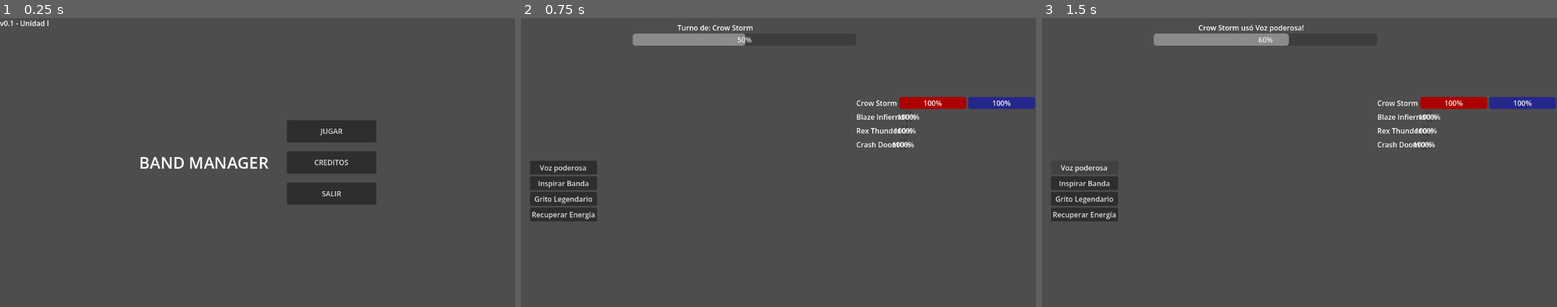
Above: before the commit, frames 1-3 (left to right).
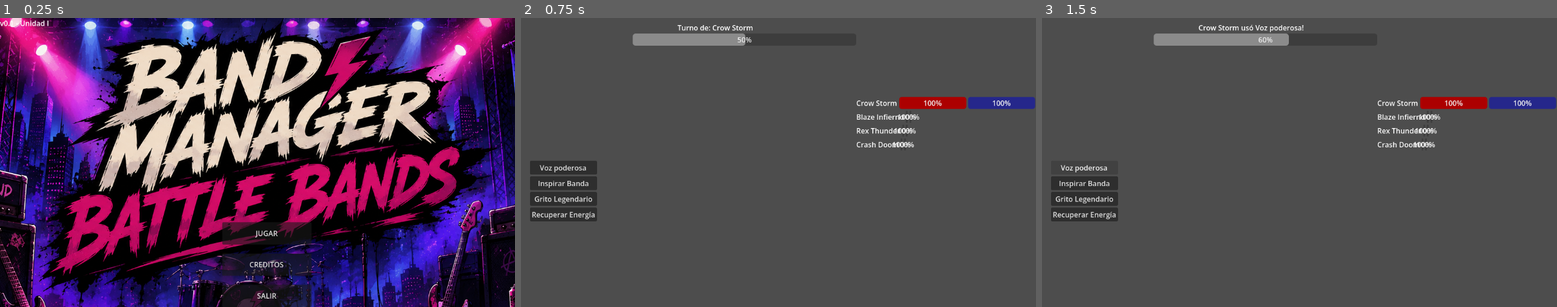
Above: after the commit, the same moments.

Repository: LeonelAcostaCruz/band-manager-battle-bands
Game: Godot game, scene res://scenes/ui/MainMenu.tscn
The game is run twice, just before and just after one commit, with the same random seed, the same clock (stepped at 60 frames per second) and the same inputs.
Inputs:
- Up to frame 1 (0.25 s): no input
- Up to frame 2 (0.75 s): click "JUGAR" at 0.5 s
- Up to frame 3 (1.5 s): click "Voz poderosa" at 1.25 s

The runs differ from the first frame. In frame 1, 99% of the frame differs, in the area x 0-100%, y 0-100%; in frame 2, nothing differs; in frame 3, nothing differs.

Commit message:
feat: integrar portada visual al menu principal

Diff:
--- a/scenes/ui/MainMenu.tscn
+++ b/scenes/ui/MainMenu.tscn
@@ -1,6 +1,42 @@
 [gd_scene format=3 uid="uid://cff0wmwhxtnwy"]
 
 [ext_resource type="Script" uid="uid://bqd8iswt5mip" path="res://scenes/ui/MainMenu.gd" id="1_vjtqc"]
+[ext_resource type="Texture2D" uid="uid://dvp7m8vrjsy7x" path="res://assets/sprites/ui/Portada.png" id="2_6jbdy"]
+
+[sub_resource type="StyleBoxFlat" id="StyleBoxFlat_6jbdy"]
+content_margin_left = 4.0
+content_margin_top = 4.0
+content_margin_right = 4.0
+content_margin_bottom = 4.0
+bg_color = Color(0.101960786, 0.101960786, 0.101960786, 0.6)
+corner_radius_top_left = 3
+corner_radius_top_right = 3
+corner_radius_bottom_right = 3
+corner_radius_bottom_left = 3
+
+[sub_resource type="StyleBoxFlat" id="StyleBoxFlat_iwbf0"]
+content_margin_left = 4.0
+content_margin_top = 4.0
+content_margin_right = 4.0
+content_margin_bottom = 4.0
+bg_color = Color(0.101960786, 0.101960786, 0.101960786, 0.6)
+corner_radius_top_left = 3
+corner_radius_top_right = 3
+corner_radius_bottom_right = 3
+corner_radius_bottom_left = 3
+corner_detail = 10
+
+[sub_resource type="StyleBoxFlat" id="StyleBoxFlat_2ysvc"]
+content_margin_left = 4.0
+content_margin_top = 4.0
+content_margin_right = 4.0
+content_margin_bottom = 4.0
+bg_color = Color(0.101960786, 0.101960786, 0.101960786, 0.6)
+corner_radius_top_left = 3
+corner_radius_top_right = 3
+corner_radius_bottom_right = 3
+corner_radius_bottom_left = 3
+corner_detail = 9
 
 [node name="MainMenu" type="Control" unique_id=916069917]
 layout_mode = 3
@@ -15,27 +51,28 @@
 layout_mode = 0
 offset_right = 40.0
 offset_bottom = 40.0
+texture = ExtResource("2_6jbdy")
+stretch_mode = 6
 
 [node name="Contenido" type="BoxContainer" parent="." unique_id=1123618642]
 layout_mode = 1
-anchors_preset = 8
+anchors_preset = 7
 anchor_left = 0.5
-anchor_top = 0.5
+anchor_top = 1.0
 anchor_right = 0.5
-anchor_bottom = 0.5
+anchor_bottom = 1.0
 offset_left = -265.5
-offset_top = -95.0
+offset_top = -190.0
 offset_right = 265.5
-offset_bottom = 95.0
 grow_horizontal = 2
-grow_vertical = 2
+grow_vertical = 0
 theme_override_constants/separation = 20
 alignment = 1
 
 [node name="TituloLabel" type="Label" parent="Contenido" unique_id=1479307233]
 layout_mode = 2
+theme_override_colors/font_color = Color(0.95421284, 0.9777201, 0.9958883, 1)
 theme_override_font_sizes/font_size = 36
-text = "BAND MANAGER"
 horizontal_alignment = 1
 
 [node name="SubtituloLabel" type="Label" parent="Contenido" unique_id=178083733]
@@ -51,16 +88,19 @@
 [node name="BtnJugar" type="Button" parent="Contenido/Botones" unique_id=1881242327]
 custom_minimum_size = Vector2(200, 50)
 layout_mode = 2
+theme_override_styles/normal = SubResource("StyleBoxFlat_6jbdy")
 text = "JUGAR"
 
 [node name="BtnCreditos" type="Button" parent="Contenido/Botones" unique_id=1666083901]
 custom_minimum_size = Vector2(200, 50)
 layout_mode = 2
+theme_override_styles/normal = SubResource("StyleBoxFlat_iwbf0")
 text = "CREDITOS"
 
 [node name="BtnSalir" type="Button" parent="Contenido/Botones" unique_id=1333805861]
 custom_minimum_size = Vector2(200, 50)
 layout_mode = 2
+theme_override_styles/normal = SubResource("StyleBoxFlat_2ysvc")
 text = "SALIR"
 
 [node name="VersionLabel" type="Label" parent="." unique_id=1727029746]
--- /dev/null
+++ b/scenes/ui/ResultScreen.tscn
@@ -0,0 +1,9 @@
+[gd_scene format=3 uid="uid://btvyt2ypp7u1l"]
+
+[node name="ResultScreen" type="Node2D" unique_id=2090654710]
+
+[node name="ResultScreen" type="Control" parent="." unique_id=520820883]
+layout_mode = 3
+anchors_preset = 0
+offset_right = 40.0
+offset_bottom = 40.0
Binary file added: assets/sprites/ui/Portada de JeugoBattleBand.png
Binary file added: assets/sprites/ui/Portada.png
